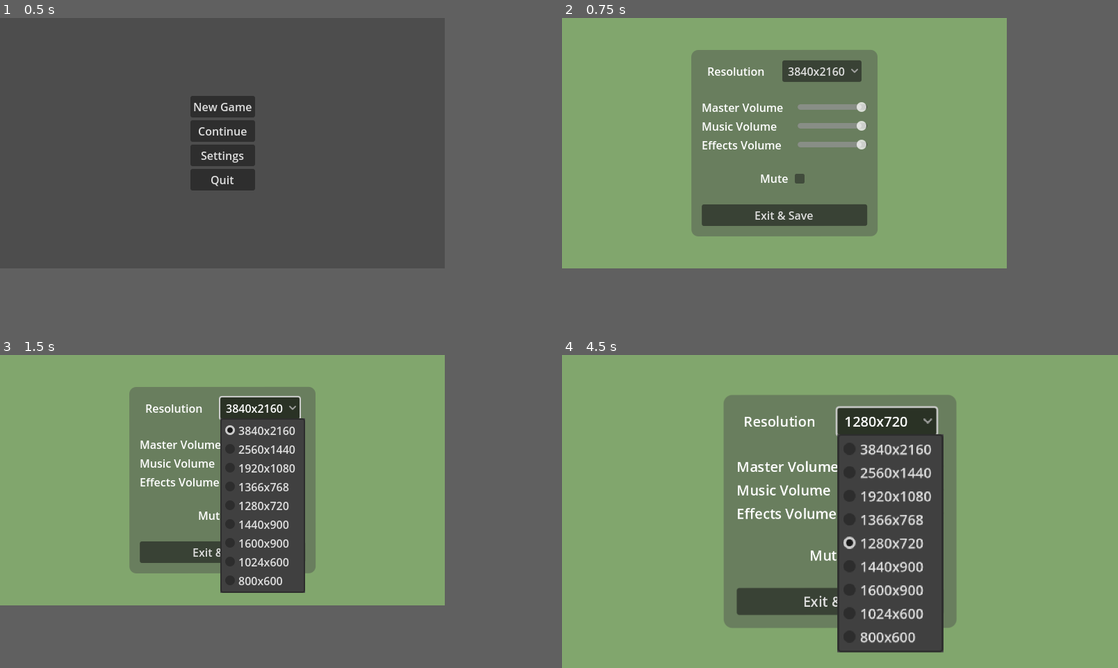
Above: before the commit, frames 1-4 (two rows, left to right).
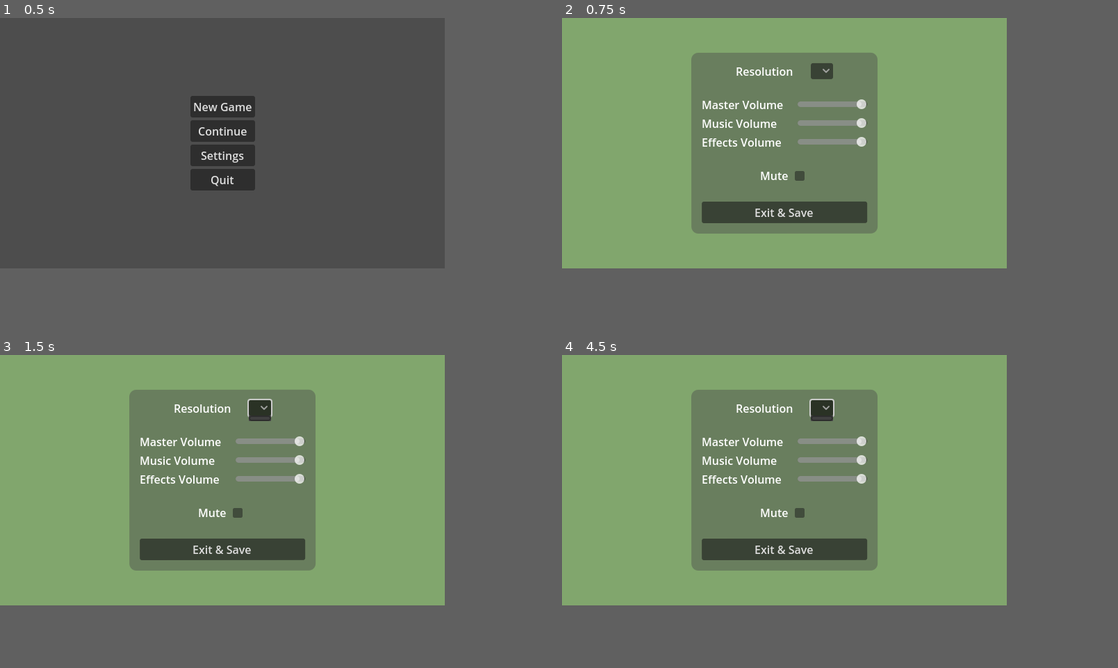
Above: after the commit, the same moments.

Repository: Willi-bot/GameProject
Game: Godot game, scene res://scenes/main_menu/main_menu.tscn
The game is run twice, just before and just after one commit, with the same random seed, the same clock (stepped at 60 frames per second) and the same inputs.
Inputs (mouse positions are in pixels of both pictures, inside the frame that each line leads up to):
- Up to frame 1 (0.5 s): no input
- Up to frame 2 (0.75 s): click "Settings" at 0.5 s
- Up to frame 3 (1.5 s): click (261, 408) at 1.25 s
- Up to frame 4 (4.5 s): click (801, 514) at 2.02 s; click (823, 408) at 2.75 s; click (801, 511) at 3.52 s; click (823, 408) at 4.25 s
In our replay, in frame 4 the window is 800x450 before the commit and 640x360 after it. These sizes can differ from the game's own. Grey fills any space a smaller window leaves; there, only what the larger window draws over its background counts as a difference.

Frame 1 is identical in both runs. In frame 2, 3.8% of the frame differs, in the area x 23-57%, y 10-70%; in frame 3, 10%; in frame 4, 28%, in the area x 23-71%, y 11-96%.
Error after the commit: Invalid access to property or key 'master_vol' on a base object of type 'Dictionary'. (res://scenes/settings/settings.gd:36)

Commit message:
Make settings persistent

Diff:
--- a/gameproject/scenes/main_menu/main_menu.gd
+++ b/gameproject/scenes/main_menu/main_menu.gd
@@ -1,9 +1,41 @@
 extends Control
+
+
+@export var resolutions = [
+		Vector2(3840,2160),
+		Vector2(2560,1440),
+		Vector2(1920,1080),
+		Vector2(1366,768),
+		Vector2(1280,720),
+		Vector2(1440,900),
+		Vector2(1600,900),
+		Vector2(1024,600),
+		Vector2(800,600),
+		Vector2(640,360)
+]
 
 
 # Called when the node enters the scene tree for the first time.
 func _ready() -> void:
-	pass # Replace with function body.
+	var save_dict = {}
+
+	if FileAccess.file_exists("user://settings.cfg"):
+		var save_file = FileAccess.open("user://settings.cfg", FileAccess.READ)
+		var json_object = JSON.new()
+		var parse_err = json_object.parse(save_file.get_as_text())
+		save_dict = json_object.get_data()
+
+		var master_index = AudioServer.get_bus_index("Master")
+		AudioServer.set_bus_volume_db(master_index, linear_to_db(save_dict["master_vol"]))
+		var music_index = AudioServer.get_bus_index("Music")
+		AudioServer.set_bus_volume_db(music_index, linear_to_db(save_dict["music_vol"]))
+		var sfx_index = AudioServer.get_bus_index("SFX")
+		AudioServer.set_bus_volume_db(sfx_index, linear_to_db(save_dict["effect_vol"]))
+
+		AudioServer.set_bus_mute(0, save_dict["muted"])
+
+		get_window().set_size(resolutions[save_dict["res"]])
+		get_window().move_to_center()
 
 
 # Called every frame. 'delta' is the elapsed time since the previous frame.
--- a/gameproject/scenes/settings/settings.gd
+++ b/gameproject/scenes/settings/settings.gd
@@ -1,29 +1,48 @@
 extends Control
 
 
-var resolutions = {
-	"3840x2160": Vector2i(3840,2160),
-	"2560x1440": Vector2i(2560,1440),
-	"1920x1080": Vector2i(1920,1080),
-	"1366x768": Vector2i(1366,768),
-	"1280x720": Vector2i(1280,720),
-	"1440x900": Vector2i(1440,900),
-	"1600x900": Vector2i(1600,900),
-	"1024x600": Vector2i(1024,600),
-	"800x600": Vector2i(800,600)
+@export var resolutions = {
+	"3840x2160": Vector2(3840,2160),
+	"2560x1440": Vector2(2560,1440),
+	"1920x1080": Vector2(1920,1080),
+	"1366x768": Vector2(1366,768),
+	"1280x720": Vector2(1280,720),
+	"1440x900": Vector2(1440,900),
+	"1600x900": Vector2(1600,900),
+	"1024x600": Vector2(1024,600),
+	"800x600": Vector2(800,600),
+	"640x360": Vector2(640,360)
 }
 
 @onready var resolution_option_button = $PanelContainer/MenuOptions/ResolutionOption/OptionButton
-
+@onready var master_slider = $PanelContainer/MenuOptions/VolumeSliders/Controls/MasterSlider
+@onready var music_slider = $PanelContainer/MenuOptions/VolumeSliders/Controls/MusicSlider
+@onready var effect_slider = $PanelContainer/MenuOptions/VolumeSliders/Controls/EffectsSlider
+@onready var mute_checkbox = $PanelContainer/MenuOptions/MuteOption/MuteCheckBox
 
 # Called when the node enters the scene tree for the first time.
 func _ready() -> void:
-	$PanelContainer/MenuOptions/VolumeSliders/Controls/MasterSlider.value = db_to_linear(AudioServer.get_bus_volume_db(AudioServer.get_bus_index("Master")))
-	$PanelContainer/MenuOptions/VolumeSliders/Controls/MusicSlider.value = db_to_linear(AudioServer.get_bus_volume_db(AudioServer.get_bus_index("Music")))
-	$PanelContainer/MenuOptions/VolumeSliders/Controls/EffectsSlider.value = db_to_linear(AudioServer.get_bus_volume_db(AudioServer.get_bus_index("SFX")))
+	var save_dict = {}
+
+	if FileAccess.file_exists("user://savegame.save"):
+		var save_file = FileAccess.open("user://settings.cfg", FileAccess.READ)
+		var json_object = JSON.new()
+		var parse_err = json_object.parse(save_file.get_as_text())
+		save_dict = json_object.get_data()
+	else:
+		# Give standard settings
+		pass
+
+	master_slider.value = save_dict["master_vol"]
+	music_slider.value = save_dict["music_vol"]
+	effect_slider.value = save_dict["effect_vol"]
+
+	mute_checkbox.button_pressed = save_dict["muted"]
 
 	for r in resolutions:
 		resolution_option_button.add_item(r)
+
+	resolution_option_button.select(save_dict["res"])
 
 
 # Called every frame. 'delta' is the elapsed time since the previous frame.
@@ -31,7 +50,23 @@
 	pass
 
 
-func _on_button_pressed() -> void:
+func _on_exit_button_pressed() -> void:
+	var save_nodes = get_tree().get_nodes_in_group("Persist")
+	var save_dict = {
+		"res": resolution_option_button.get_selected_id(),
+		"master_vol": master_slider.value,
+		"music_vol": music_slider.value,
+		"effect_vol": effect_slider.value,
+		"muted": mute_checkbox.button_pressed
+	}
+
+	var save_file = FileAccess.open("user://settings.cfg", FileAccess.WRITE)
+	# JSON provides a static method to serialized JSON string.
+	var json_string = JSON.stringify(save_dict)
+
+	# Store the save dictionary as a new line in the save file.
+	save_file.store_line(json_string)
+
 	get_tree().change_scene_to_file("res://scenes/main_menu/main_menu.tscn")
 
 
@@ -50,7 +85,7 @@
 	AudioServer.set_bus_volume_db(sfx_index, linear_to_db(value))
 
 
-func _on_check_box_toggled(toggled_on: bool) -> void:
+func _on_mute_check_box_toggled(toggled_on: bool) -> void:
 	AudioServer.set_bus_mute(0, toggled_on)
 
 
--- a/gameproject/scenes/settings/settings.tscn
+++ b/gameproject/scenes/settings/settings.tscn
@@ -100,7 +100,7 @@
 layout_mode = 2
 alignment = 1
 
-[node name="MasterSlider" type="HSlider" parent="PanelContainer/MenuOptions/VolumeSliders/Controls"]
+[node name="MasterSlider" type="HSlider" parent="PanelContainer/MenuOptions/VolumeSliders/Controls" groups=["PersistSettings"]]
 custom_minimum_size = Vector2(100, 0)
 layout_mode = 2
 size_flags_horizontal = 0
@@ -109,7 +109,7 @@
 step = 0.001
 value = 1.0
 
-[node name="MusicSlider" type="HSlider" parent="PanelContainer/MenuOptions/VolumeSliders/Controls"]
+[node name="MusicSlider" type="HSlider" parent="PanelContainer/MenuOptions/VolumeSliders/Controls" groups=["PersistSettings"]]
 custom_minimum_size = Vector2(100, 0)
 layout_mode = 2
 size_flags_horizontal = 0
@@ -118,7 +118,7 @@
 step = 0.001
 value = 1.0
 
-[node name="EffectsSlider" type="HSlider" parent="PanelContainer/MenuOptions/VolumeSliders/Controls"]
+[node name="EffectsSlider" type="HSlider" parent="PanelContainer/MenuOptions/VolumeSliders/Controls" groups=["PersistSettings"]]
 custom_minimum_size = Vector2(100, 0)
 layout_mode = 2
 size_flags_horizontal = 0
@@ -135,7 +135,7 @@
 layout_mode = 2
 text = "Mute"
 
-[node name="CheckBox" type="CheckBox" parent="PanelContainer/MenuOptions/MuteOption"]
+[node name="MuteCheckBox" type="CheckBox" parent="PanelContainer/MenuOptions/MuteOption" groups=["PersistSettings"]]
 layout_mode = 2
 
 [node name="ExitButton" type="Button" parent="PanelContainer/MenuOptions"]
@@ -151,5 +151,5 @@
 [connection signal="value_changed" from="PanelContainer/MenuOptions/VolumeSliders/Controls/MasterSlider" to="." method="_on_master_slider_value_changed"]
 [connection signal="value_changed" from="PanelContainer/MenuOptions/VolumeSliders/Controls/MusicSlider" to="." method="_on_music_slider_value_changed"]
 [connection signal="value_changed" from="PanelContainer/MenuOptions/VolumeSliders/Controls/EffectsSlider" to="." method="_on_effects_slider_value_changed"]
-[connection signal="toggled" from="PanelContainer/MenuOptions/MuteOption/CheckBox" to="." method="_on_check_box_toggled"]
-[connection signal="pressed" from="PanelContainer/MenuOptions/ExitButton" to="." method="_on_button_pressed"]
+[connection signal="toggled" from="PanelContainer/MenuOptions/MuteOption/MuteCheckBox" to="." method="_on_mute_check_box_toggled"]
+[connection signal="pressed" from="PanelContainer/MenuOptions/ExitButton" to="." method="_on_exit_button_pressed"]
Not shown, changed: Game Plan.docx
